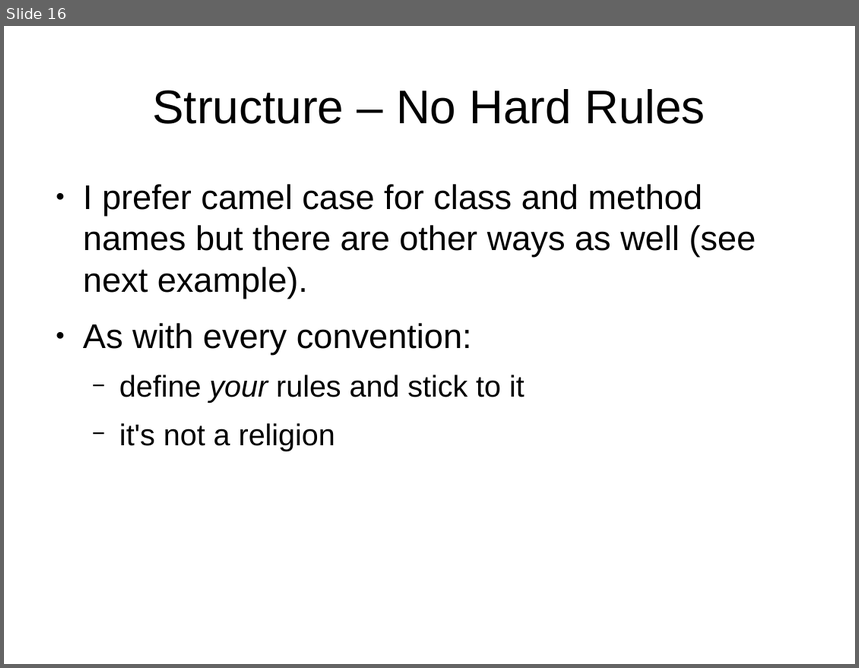
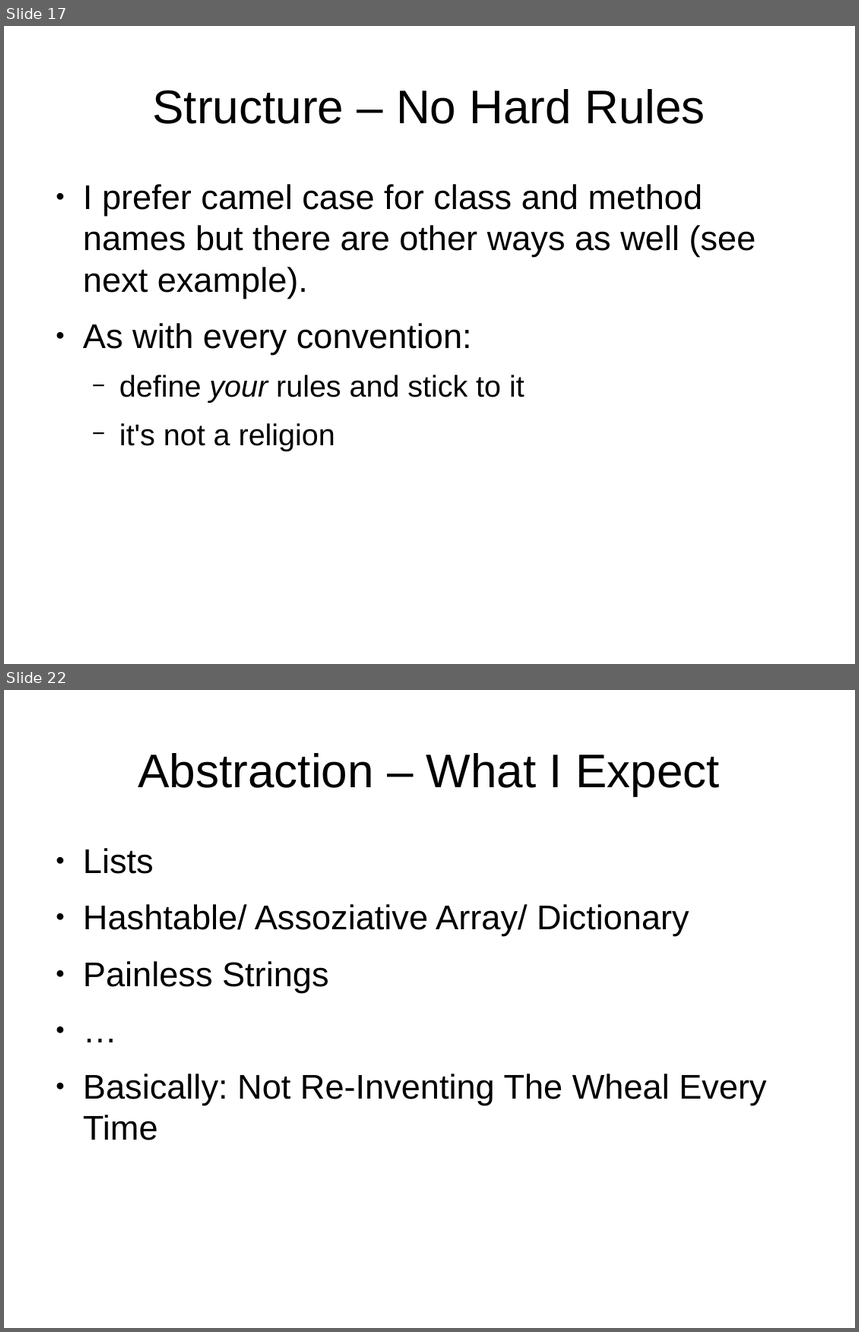
Before and after one commit to samba2/modern_c, a slide deck: modern_c.odp. Shown one above the other, each under a label of ours: slide 16 before the commit, slides 17 and 22 after it; the slides between them are not shown. The pictures are 859x668 and 859x1332 pixels, drawn with LibreOffice and Linux fonts; fonts in the diff are those of the drawing. Boxes give left, top, right and bottom in pixels: in the first picture for what was removed or moved away, otherwise in the second. Text is boxed around its words. In the diff, an @@ line names an element or a change of style, - is before the commit and + after.

```diff
--- a/modern_c.odp
+++ b/modern_c.odp
@@ slide 22 added at [4,690,855,1328], background #FFFFFF @@
@@ title added at [139,753,720,796], 44 pt, text #000000 @@
+Abstraction – What I Expect
@@ text added at [83,848,766,1141], 32 pt, text #000000 @@
+● Lists
+● Hashtable/ Assoziative Array/ Dictionary
+● Painless Strings
+● …
+● Basically: Not Re-Inventing The Wheal Every Time
@@ what was slide 16 is now slide 17 @@
```
Also in this commit, not shown: 7 slides changed, 15 other slides added, 2 other files.
